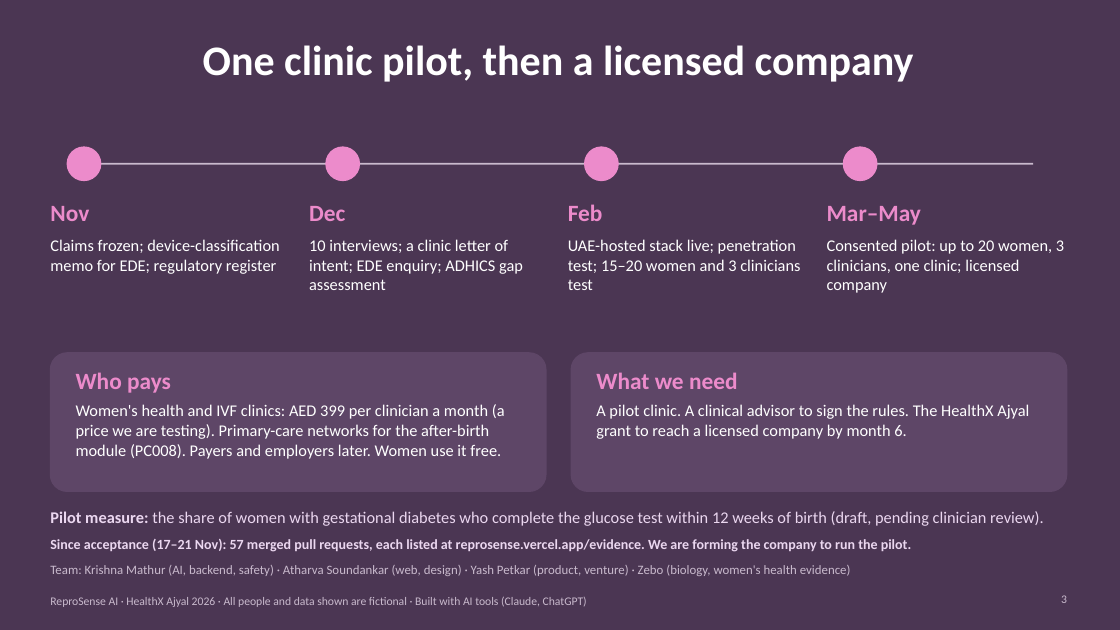
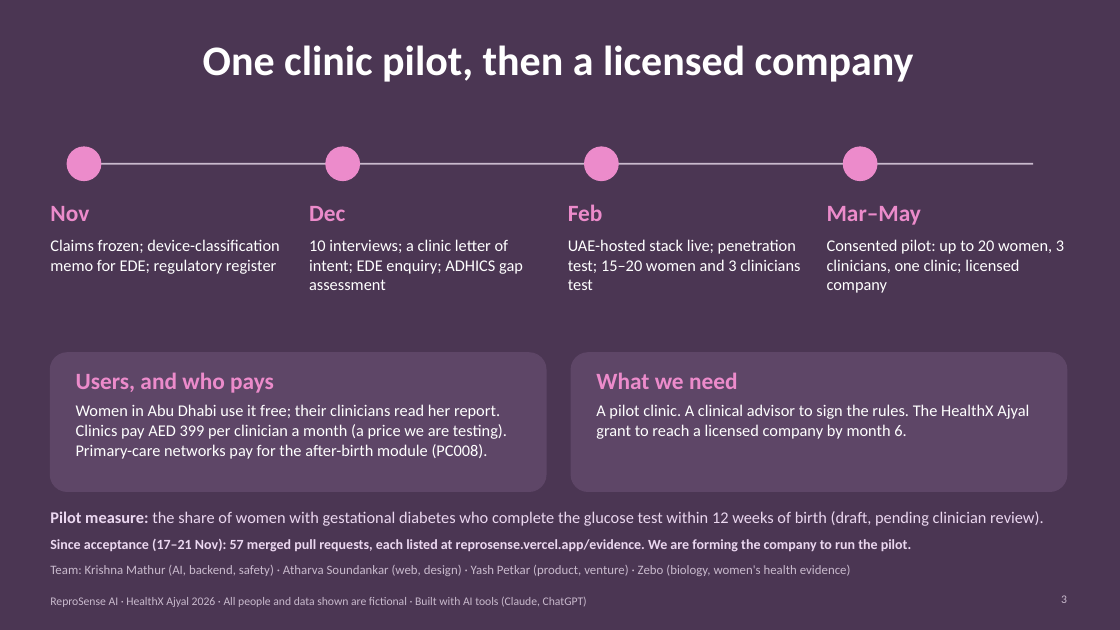
Before and after one commit to krish2105/ReproSense-AI-, a slide deck: slide 3 of pitch/ReproSense-submission.pptx. Drawn at 1120x630 pixels with LibreOffice and Linux fonts; fonts in the diff are those of the drawing. Boxes give left, top, right and bottom in pixels: in the first picture for what was removed or moved away, otherwise in the second. Text is boxed around its words. In the diff, an @@ line names an element or a change of style, - is before the commit and + after.

```diff
--- a/pitch/ReproSense-submission.pptx
+++ b/pitch/ReproSense-submission.pptx
@@ text at (76,372,274,393): text changed @@
-Who pays
+Users, and who pays
@@ text at (76,404,507,459): text changed @@
-Women's health and IVF clinics: AED 399 per clinician a month (a price we are testing). Primary-care networks for the after-birth module (PC008). Payers and employers later. Women use it free.
+Women in Abu Dhabi use it free; their clinicians read her report. Clinics pay AED 399 per clinician a month (a price we are testing). Primary-care networks pay for the after-birth module (PC008).
```
Also in this commit, not shown: 1 other slide changed, 4 other files.
